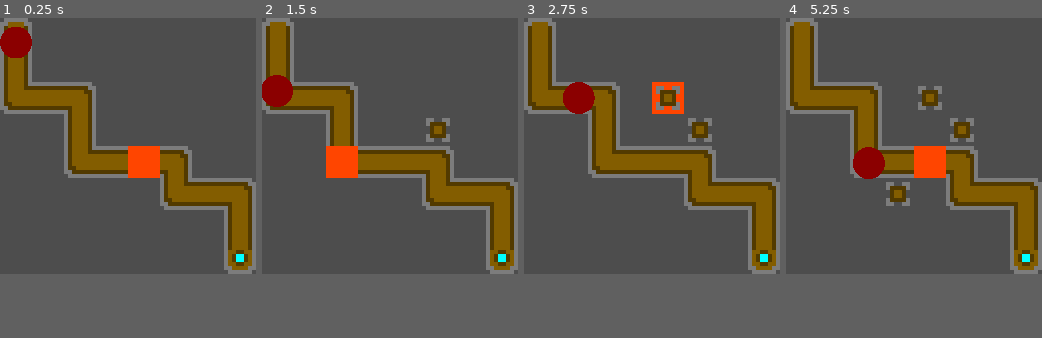
Above: before the commit, frames 1-4 (left to right).
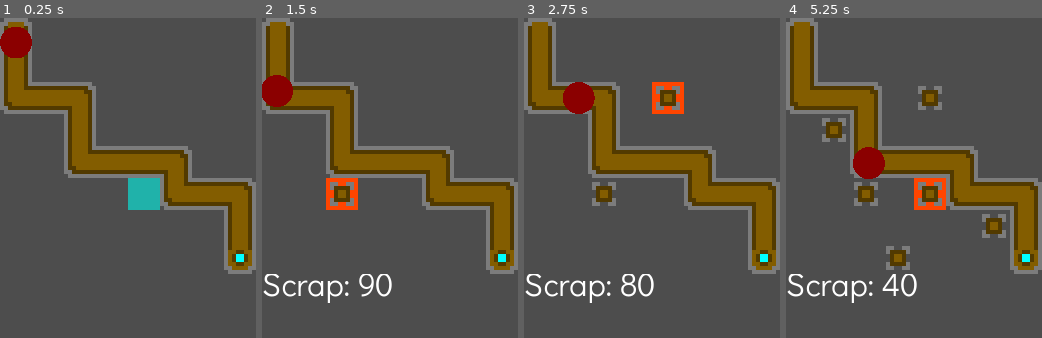
Above: after the commit, the same moments.

Repository: the-alex-g/LD53
Game: Godot game, scene res://main/main.tscn
The game is run twice, just before and just after one commit, with the same random seed, the same clock (stepped at 60 frames per second) and the same inputs.
Inputs (mouse positions are in pixels of both pictures, inside the frame that each line leads up to):
- Up to frame 1 (0.25 s): no input
- Up to frame 2 (1.5 s): move the mouse to (446, 133) at 0.52 s; click (446, 133) at 0.6 s; move the mouse to (338, 158) at 1.27 s; click (338, 158) at 1.35 s
- Up to frame 3 (2.75 s): move the mouse to (677, 88) at 2.02 s; click (677, 88) at 2.1 s
- Up to frame 4 (5.25 s): move the mouse to (901, 197) at 2.77 s; click (901, 197) at 2.85 s; move the mouse to (990, 184) at 3.52 s; click (990, 184) at 3.6 s; move the mouse to (837, 107) at 4.27 s; click (837, 107) at 4.35 s; move the mouse to (926, 146) at 5.02 s; click (926, 146) at 5.1 s
The window is 256x256 before the commit and 256x320 after it. Grey fills any space a smaller window leaves; there, only what the larger window draws over its background counts as a difference.

The runs differ from the first frame. In frame 1, 2.5% of the frame differs, in the area x 50-63%, y 40-60%; in frame 2, 4.2%; in frame 3, 2.3%; in frame 4, 6.9%, in the area x 0-86%, y 31-90%.

Commit message:
make towers cost resources and add a HUD to track this

Diff:
--- /dev/null
+++ b/project/main/hud.gd
@@ -0,0 +1,7 @@
+extends CanvasLayer
+
+@onready var _scrap_label : Label = $Control/ScrapLabel
+
+
+func _on_main_update_scrap(value:int)->void:
+	_scrap_label.text = "Scrap: " + str(value)
--- /dev/null
+++ b/project/main/hud.tscn
@@ -0,0 +1,26 @@
+[gd_scene load_steps=3 format=3 uid="uid://bhl6y75dnwpbg"]
+
+[ext_resource type="Script" path="res://main/hud.gd" id="1_hukr5"]
+[ext_resource type="Theme" uid="uid://qfchrmm601e2" path="res://resources/theme.tres" id="1_husl3"]
+
+[node name="HUD" type="CanvasLayer"]
+script = ExtResource("1_hukr5")
+
+[node name="Control" type="Control" parent="."]
+layout_mode = 3
+anchors_preset = 12
+anchor_top = 1.0
+anchor_right = 1.0
+anchor_bottom = 1.0
+offset_top = -16.0
+grow_horizontal = 2
+grow_vertical = 0
+theme = ExtResource("1_husl3")
+
+[node name="ScrapLabel" type="Label" parent="Control"]
+layout_mode = 1
+anchors_preset = 10
+anchor_right = 1.0
+offset_bottom = 9.0
+grow_horizontal = 2
+clip_text = true
--- a/project/main/main.gd
+++ b/project/main/main.gd
@@ -1,4 +1,6 @@
 extends Node2D
+
+signal update_scrap(value)
 
 const MAP_SIZE := 8
 const TILE_SIZE := 8
@@ -7,6 +9,8 @@
 var _unit_tower_positions : PackedVector2Array = []
 var _can_place := false
 var _enemies_created := 10
+var _scrap := 100 : set = _set_scrap
+var _tower_cost := 10
 
 @onready var _enemy_path : Path2D = $EnemyPath
 @onready var _tilemap : TileMap = $TileMap
@@ -21,7 +25,7 @@
 
 func _process(_delta:float)->void:
 	var mouse_unit_position := _tilemap.local_to_map(_tilemap.to_local(get_global_mouse_position()))
-	if _unit_path_points.has(mouse_unit_position) or _unit_tower_positions.has(mouse_unit_position):
+	if _unit_path_points.has(mouse_unit_position) or _unit_tower_positions.has(mouse_unit_position) or _scrap < _tower_cost:
 		_can_place = false
 	else:
 		_can_place = true
@@ -29,8 +33,11 @@
 	if Input.is_action_just_pressed("place_tower") and _can_place:
 		_place_tower(mouse_unit_position)
 
-	_tower_placement.position = mouse_unit_position * TILE_SIZE
-	_tower_placement.modulate = Color.LIGHT_SEA_GREEN if _can_place else Color.ORANGE_RED
+	if mouse_unit_position.y <= MAP_SIZE - 1:
+		_tower_placement.position = mouse_unit_position * TILE_SIZE
+		_tower_placement.modulate = Color.LIGHT_SEA_GREEN if _can_place else Color.ORANGE_RED
+	else:
+		_tower_placement.modulate = Color(1.0, 1.0, 1.0, 0.0)
 
 
 func _generate_enemy_path()->void:
@@ -55,21 +62,27 @@
 		_enemy_path.curve.add_point((point + Vector2.ONE / 2) * TILE_SIZE)
 
 
-func _create_enemy()->void:
+func _create_enemy(upgrades := 0)->void:
+	if upgrades > 0:
+		_set_scrap(_scrap + upgrades * 5)
+
 	var handle := PathFollow2D.new()
 	_enemy_path.add_child(handle)
 
 	var enemy : Enemy = preload("res://enemy/enemy.tscn").instantiate()
 	enemy.upgrades = _enemies_created
 	enemy.reached_end.connect(_enemy_reached_end, CONNECT_ONE_SHOT)
-	enemy.died.connect(_create_enemy, CONNECT_ONE_SHOT)
+	enemy.died.connect(_create_enemy.bind(_enemies_created), CONNECT_ONE_SHOT)
 	handle.add_child(enemy)
 	_enemies_created += 1
 
 
 func _place_tower(unit_position:Vector2)->void:
+	_set_scrap(_scrap - _tower_cost)
+
 	_unit_tower_positions.append(unit_position)
 	var local_position := (unit_position + Vector2.ONE / 2) * TILE_SIZE
+
 	var tower := preload("res://tower/tower.tscn").instantiate()
 	tower.destroyed.connect(_tower_destroyed.bind(unit_position), CONNECT_ONE_SHOT)
 	tower.position = local_position
@@ -77,6 +90,7 @@
 
 
 func _tower_destroyed(tower_position:Vector2)->void:
+	_set_scrap(_scrap + floor(_tower_cost / 2.0))
 	var tower_position_index := _unit_tower_positions.find(tower_position)
 	_unit_tower_positions.remove_at(tower_position_index)
 
@@ -87,3 +101,8 @@
 
 func _generate_map(unit_path_points:PackedVector2Array)->void:
 	_tilemap.set_cells_terrain_connect(0, unit_path_points, 0, 0)
+
+
+func _set_scrap(value:int)->void:
+	_scrap = value
+	emit_signal("update_scrap", value)
--- a/project/main/main.tscn
+++ b/project/main/main.tscn
@@ -1,8 +1,9 @@
-[gd_scene load_steps=7 format=3 uid="uid://rt5lxhl5ojac"]
+[gd_scene load_steps=8 format=3 uid="uid://rt5lxhl5ojac"]
 
 [ext_resource type="Script" path="res://main/main.gd" id="1_fu7l2"]
 [ext_resource type="Texture2D" uid="uid://cjr881stwr67k" path="res://main/road_tiles.png" id="2_6xq1d"]
 [ext_resource type="Texture2D" uid="uid://eb1evyv0w3kw" path="res://main/tower_placement.png" id="2_afegi"]
+[ext_resource type="PackedScene" uid="uid://bhl6y75dnwpbg" path="res://main/hud.tscn" id="4_d5w23"]
 
 [sub_resource type="TileSetAtlasSource" id="TileSetAtlasSource_hp3vm"]
 texture = ExtResource("2_6xq1d")
@@ -60,3 +61,7 @@
 centered = false
 
 [node name="TowerContainer" type="Node2D" parent="."]
+
+[node name="HUD" parent="." instance=ExtResource("4_d5w23")]
+
+[connection signal="update_scrap" from="." to="HUD" method="_on_main_update_scrap"]
--- a/project/project.godot
+++ b/project/project.godot
@@ -18,7 +18,7 @@
 [display]
 
 window/size/viewport_width=64
-window/size/viewport_height=64
+window/size/viewport_height=80
 window/stretch/mode="canvas_items"
 
 [importer_defaults]
--- /dev/null
+++ b/project/resources/no_line_space.tres
@@ -0,0 +1,7 @@
+[gd_resource type="FontVariation" load_steps=2 format=3 uid="uid://cnlirrjgn6nu4"]
+
+[ext_resource type="FontFile" uid="uid://chdo5n2e7fblx" path="res://resources/didact_gothic_regular.ttf" id="1_o320m"]
+
+[resource]
+base_font = ExtResource("1_o320m")
+spacing_top = -3
--- /dev/null
+++ b/project/resources/theme.tres
@@ -0,0 +1,8 @@
+[gd_resource type="Theme" load_steps=2 format=3 uid="uid://qfchrmm601e2"]
+
+[ext_resource type="FontVariation" uid="uid://cnlirrjgn6nu4" path="res://resources/no_line_space.tres" id="1_kk6vy"]
+
+[resource]
+default_font = ExtResource("1_kk6vy")
+default_font_size = 8
+Label/constants/line_spacing = 0
Binary file added: project/resources/didact_gothic_regular.ttf
Not shown, added: project/resources/didact_gothic_regular.ttf.import
Not shown, added: OFL.txt
